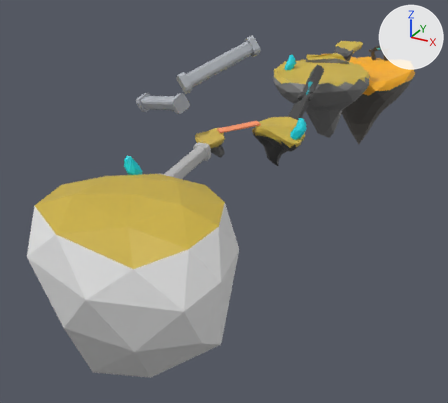
One commit to the Blender file Assets/Models/Environment/Floating Islands Tutorial.blend: the scene before it, then after it.
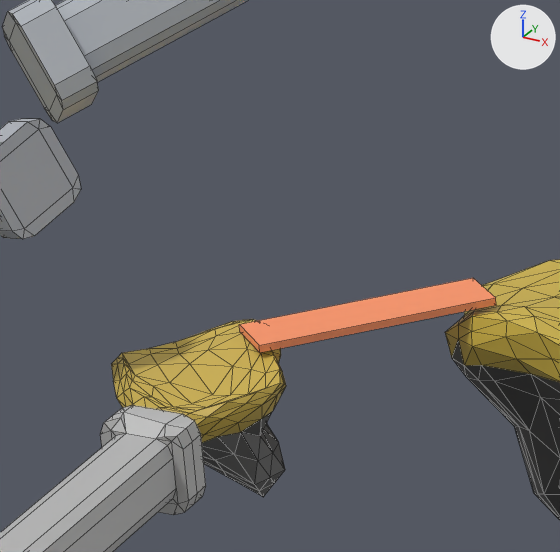
Each version appears first whole from a camera (50 mm lens) standing at (47.6, -60.8, 35.7) and looking at (-8.7, 41.6, -15.5), and next in a close-up on the part from 39% to 61% of the width and 18% to 42% of the height. Lighting does not change. The marker at upper right points along +X, +Y and +Z. The close-ups show mesh edges as thin lines.

Script lines for the objects in view, before the commit:
```python
me_cube_006 = bpy.data.meshes.new('Cube.006')
me_cube_006.from_pydata(...)  # a box spanning x -1.0..1.0, y -1.0..1.0, z -1.0..1.0
me_cube_006.materials.append(mat_material_014)  # orange #ff9768
me_icosphere_001 = bpy.data.meshes.new('Icosphere.001')
me_icosphere_001.from_pydata(...)  # 162 vertices, 320 faces; spans x -2.09..2.36, y -1.81..2.08, z -2.64..1.04
# faces by material slot: [111, 209]
me_icosphere_001.materials.append(mat_material_002)  # dark grey #555555
me_icosphere_001.materials.append(mat_material_006)  # yellow #cdb14d
me_icosphere_004 = bpy.data.meshes.new('Icosphere.004')
me_icosphere_004.from_pydata(...)  # 162 vertices, 320 faces; spans x -1.4..1.7, y -1.59..1.38, z -2.05..0.8
# faces by material slot: [158, 162]
me_icosphere_004.materials.append(mat_material_003)  # black #424242
me_icosphere_004.materials.append(mat_material_007)  # yellow #ceb347
ob_cube_001 = bpy.data.objects.new('Cube.001', me_cube_006)
ob_cube_001.location = (0.2, 30.71, 4.55)
ob_cube_001.rotation_euler = (0.0923, 0.0805, -0.715)  # degrees (5.3, 4.6, -41)
ob_cube_001.scale = (0.859, 3.7, 0.114)
ob_flaoting_island_2 = bpy.data.objects.new('Flaoting Island 2', me_icosphere_001)
ob_flaoting_island_2.location = (-3.17, 27.25, 2.6)
ob_flaoting_island_2.rotation_euler = (-0.161, -0.198, -4.017)  # degrees (-9.2, -11, -230)
ob_flaoting_island_2.scale = (1.3, 1.3, 1.3)
ob_floating_island_1_001 = bpy.data.objects.new('Floating island 1.001', me_icosphere_004)
ob_floating_island_1_001.location = (5.83, 35.42, 2.34)
ob_floating_island_1_001.rotation_euler = (-0.139, 0.125, -1.243)  # degrees (-8, 7.2, -71)
ob_floating_island_1_001.scale = (3.1, 3.1, 3.1)
# also in view: 'Cube.003' at (2.9, 18.9, 17.5); 'Cube.002' at (-3.1, 18.2, 0.7); 'Cube.004' at (-12.9, 26.9, 7.9)
```
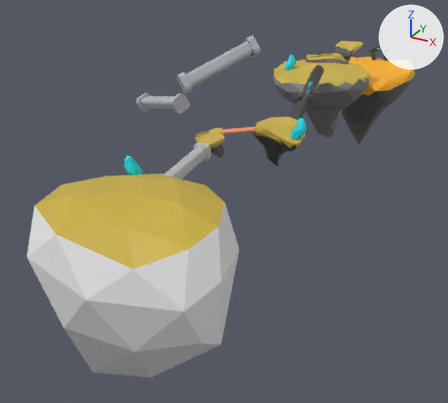
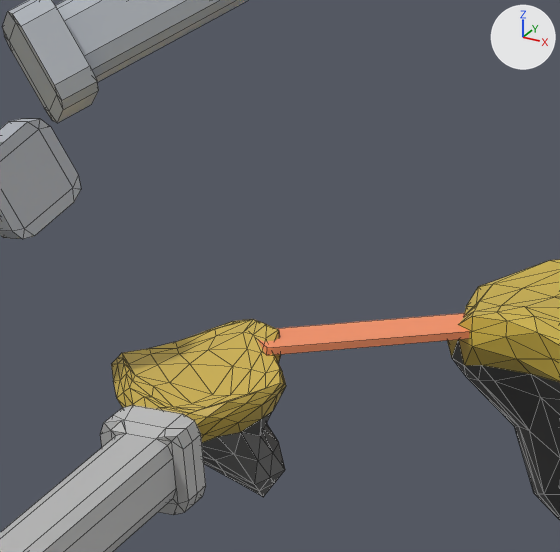
Pixel boxes [x1, y1, x2, y2] of what changed, in the close-ups (560 x 552 px):
'Cube.001', moved, turned, rescaled: before [239, 278, 496, 353]; after [258, 313, 470, 355]

The change, as a diff of the scene's bpy script:
```diff
--- a/Assets/Models/Environment/Floating Islands Tutorial.blend.py
+++ b/Assets/Models/Environment/Floating Islands Tutorial.blend.py
@@ ob_cube_001 @@
 ob_cube_001 = bpy.data.objects.new('Cube.001', me_cube_006)
-ob_cube_001.location = (0.2, 30.71, 4.55)
-ob_cube_001.rotation_euler = (0.0923, 0.0805, -0.715)  # degrees (5.3, 4.6, -41)
-ob_cube_001.scale = (0.859, 3.7, 0.114)
+ob_cube_001.location = (0.17, 30.73, 3.96)
+ob_cube_001.rotation_euler = (-0.0199, 0.0121, -0.737)  # degrees (-1.1, 0.7, -42)
+ob_cube_001.scale = (0.859, 3.4, 0.114)
```
